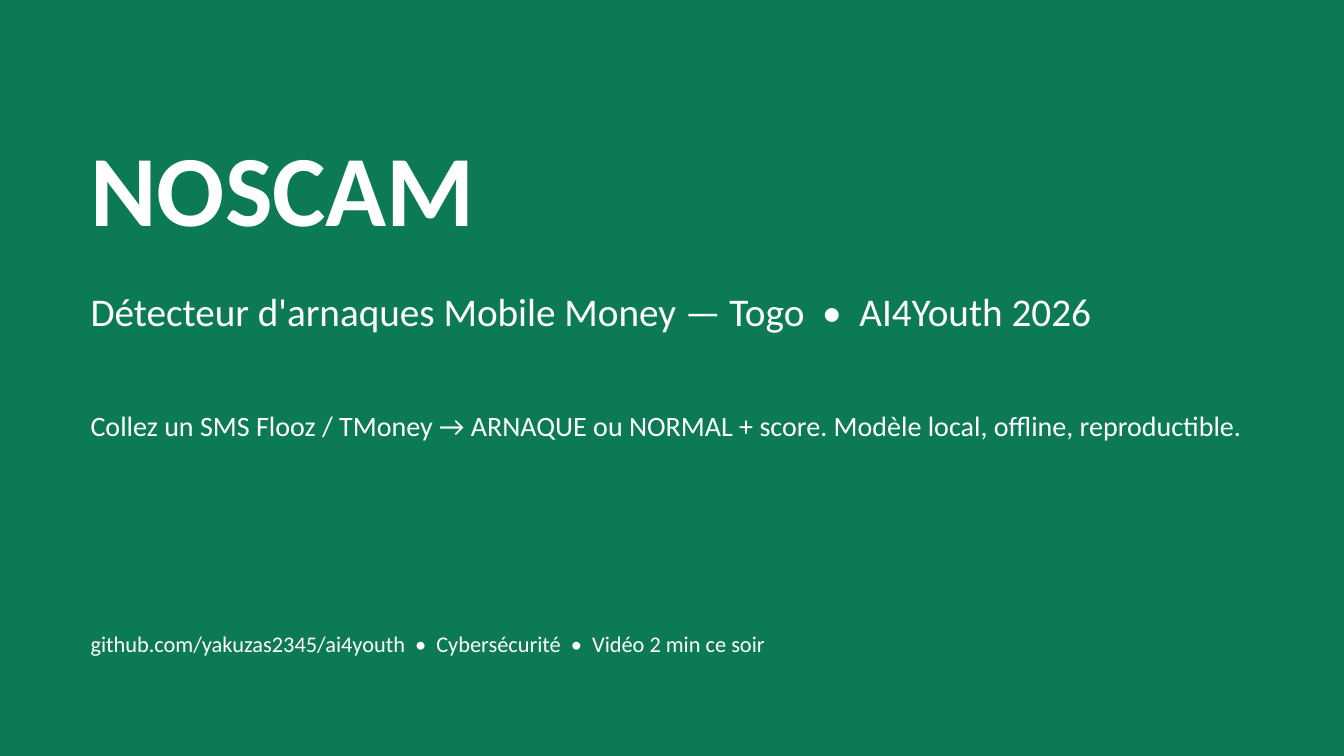
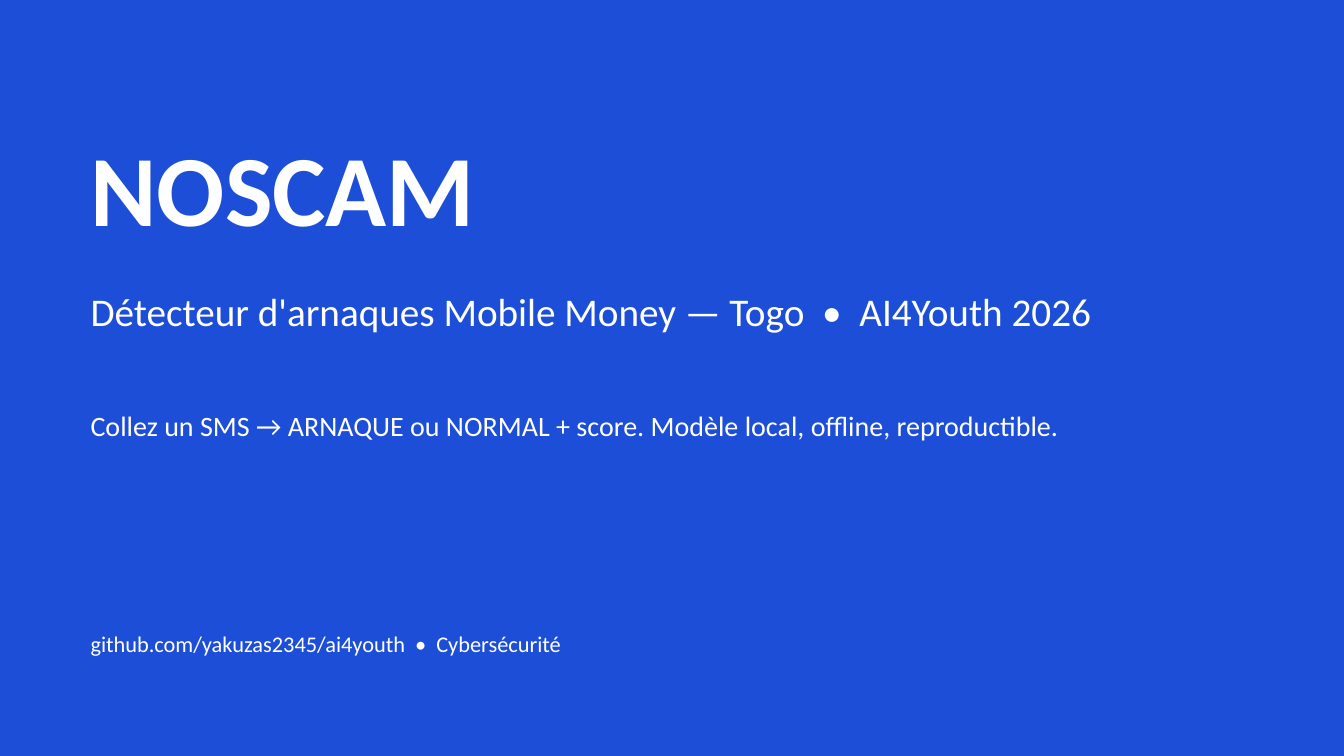
Before and after one commit to yakuzas2345/ai4youth, a slide deck: slide 1 of NOSCAM_PITCH.pptx. Drawn at 1344x756 pixels with LibreOffice and Linux fonts; fonts in the diff are those of the drawing. Boxes give left, top, right and bottom in pixels: in the first picture for what was removed or moved away, otherwise in the second. Text is boxed around its words. In the diff, an @@ line names an element or a change of style, - is before the commit and + after.

```diff
--- a/NOSCAM_PITCH.pptx
+++ b/NOSCAM_PITCH.pptx
@@ background #0B7A55 to #1D4ED8 @@
@@ text at [91, 416, 1058, 441]: text changed @@
-Collez un SMS Flooz / TMoney → ARNAQUE ou NORMAL + score. Modèle local, offline, reproductible.
+Collez un SMS → ARNAQUE ou NORMAL + score. Modèle local, offline, reproductible.
@@ text at [91, 636, 561, 656]: text changed @@
-github.com/yakuzas2345/ai4youth • Cybersécurité • Vidéo 2 min ce soir
+github.com/yakuzas2345/ai4youth • Cybersécurité
```
Also in this commit, not shown: 4 other slides changed.
